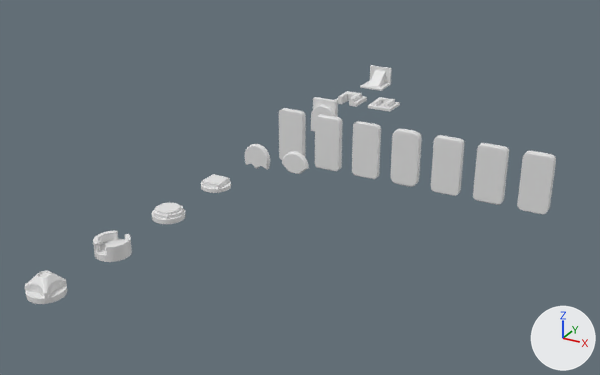
A saved change to the Blender file MyModelChallenge.blend.
One viewpoint serves both versions: a camera (50 mm lens) standing at (28.4, -25.4, 21.2) and looking at (3.9, 19.2, -1.1). The axes (+X, +Y, +Z) are drawn at lower right. The lights are the same throughout.

Objects in the first picture: 'Day01', 'Day02_1', 'Day02_2', 'Day03_1', 'Day04_1', 'Day04_2', 'Day04_3', 'Day04_4', 'Day04_5', 'Day04_6', 'Day04_7', 'Day05_1', 'Day05_2', 'Day06_1', 'Day07_1', 'Day08_1', 'Day09_1'.
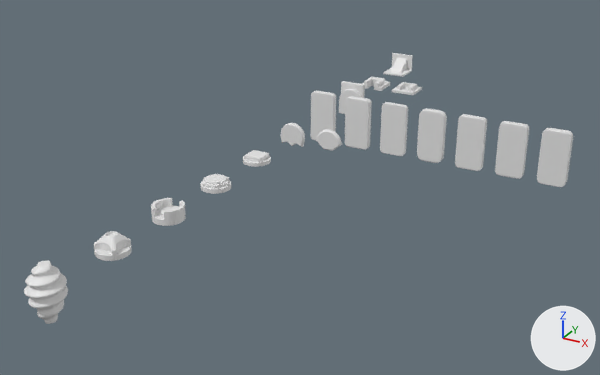
Changed parts and their boxes [x1, y1, x2, y2] in the pictures (600 x 375 px):
'Day04_1', moved
    before: [517, 151, 556, 214]
    after: [537, 128, 573, 187]
'Day04_2', moved
    before: [473, 143, 509, 205]
    after: [495, 121, 529, 179]
'Day04_3', moved
    before: [431, 135, 464, 196]
    after: [455, 114, 487, 171]
'Day04_4', moved
    before: [391, 129, 422, 187]
    after: [417, 108, 447, 163]
'Day04_5', moved
    before: [352, 121, 381, 179]
    after: [380, 102, 408, 156]
'Day04_6', moved
    before: [315, 114, 343, 171]
    after: [345, 96, 372, 150]
'Day04_7', moved
    before: [279, 108, 306, 160]
    after: [311, 90, 336, 140]
'Cylinder', added
    after: [24, 260, 68, 324]
'Day08_1', moved
    before: [93, 231, 132, 262]
    after: [151, 198, 186, 226]
'Day07_1', moved
    before: [152, 202, 186, 224]
    after: [200, 174, 231, 194]
'Day01', moved
    before: [360, 65, 392, 91]
    after: [383, 53, 413, 77]
'Day03_1', moved
    before: [311, 97, 338, 131]
    after: [339, 81, 365, 114]
'Day05_2', moved
    before: [244, 144, 270, 170]
    after: [281, 123, 305, 147]
'Day05_1', moved
    before: [282, 151, 309, 174]
    after: [316, 129, 342, 151]
'Day06_1', moved
    before: [201, 174, 231, 193]
    after: [243, 150, 271, 167]
'Day02_1', moved
    before: [368, 97, 400, 112]
    after: [392, 82, 422, 95]
'Day02_2', moved
    before: [335, 91, 367, 107]
    after: [362, 77, 390, 91]

Patch to the scene script:
```diff
--- a/MyModelChallenge.blend.py
+++ b/MyModelChallenge.blend.py
@@ lat_lattice @@
+lat_lattice = bpy.data.lattices.new('Lattice')
+lat_lattice.points_u = 3
+lat_lattice.points_v = 3
+lat_lattice.points_w = 4
+lat_lattice.points.foreach_set('co_deform', [-0.0247, -0.0247, -0.666, 0.0, -0.0247, -0.666, 0.0247, -0.0247, -0.666, -0.0247, 0.0, -0.666, 0.0, 0.0, -0.666, 0.0247, 0.0, -0.666, -0.0247, 0.0247, -0.666, 0.0, 0.0247, -0.666, 0.0247, 0.0247, -0.666, -0.5, -0.5, -0.167, 0.0, -0.5, -0.167, 0.5, -0.5, -0.167, -0.5, 0.0, -0.167, 0.0, 0.0, -0.167, 0.5, 0.0, -0.167, -0.5, 0.5, -0.167, 0.0, 0.5, -0.167, 0.5, 0.5, -0.167, -0.5, -0.5, 0.167, 0.0, -0.5, 0.167, 0.5, -0.5, 0.167, -0.5, 0.0, 0.167, 0.0, 0.0, 0.167, 0.5, 0.0, 0.167, -0.5, 0.5, 0.167, 0.0, 0.5, 0.167, 0.5, 0.5, 0.167, -0.0247, -0.0247, 0.444, 0.0, -0.0247, 0.444, 0.0247, -0.0247, 0.444, -0.0247, 0.0, 0.444, 0.0, 0.0, 0.444, 0.0247, 0.0, 0.444, -0.0247, 0.0247, 0.444, 0.0, 0.0247, 0.444, 0.0247, 0.0247, 0.444])
@@ ob_day01 @@
 ob_day01 = bpy.data.objects.new('Day01', me_plane)
-ob_day01.location = (0.0, 40.0, 0.0)
+ob_day01.location = (0.0, 45.0, 0.0)
 _m = ob_day01.modifiers.new('Subdivision', 'SUBSURF')
@@ ob_day02_1 @@
 ob_day02_1 = bpy.data.objects.new('Day02_1', me_cube_002)
-ob_day02_1.location = (3.0, 35.0, 0.0)
+ob_day02_1.location = (3.0, 40.0, 0.0)
 ob_day02_1.rotation_euler = (0.0, 0.0, -1.571)  # degrees (0, 0, -90)
@@ ob_day02_2 @@
 ob_day02_2 = bpy.data.objects.new('Day02_2', me_cube_003)
-ob_day02_2.location = (0.0, 35.0, 0.0)
+ob_day02_2.location = (0.0, 40.0, 0.0)
 ob_day02_2.rotation_euler = (0.0, 0.0, -1.571)  # degrees (0, 0, -90)
@@ ob_day03_1 @@
 ob_day03_1 = bpy.data.objects.new('Day03_1', me_circle_002)
-ob_day03_1.location = (0.07, 30.0, 0.0)
+ob_day03_1.location = (0.07, 35.0, 0.0)
 ob_day03_1.rotation_euler = (1.571, 0.0, 0.0)  # degrees (90, 0, 0)
@@ ob_day04_1 @@
 ob_day04_1 = bpy.data.objects.new('Day04_1', me_plane_001)
-ob_day04_1.location = (18.0, 25.0, 0.0)
+ob_day04_1.location = (18.0, 30.0, 0.0)
 ob_day04_1.rotation_euler = (1.571, 0.0, 0.0)  # degrees (90, 0, 0)
@@ ob_day04_7 @@
 ob_day04_7 = bpy.data.objects.new('Day04_7', me_plane_007)
-ob_day04_7.location = (0.0, 25.0, 0.0)
+ob_day04_7.location = (0.0, 30.0, 0.0)
 ob_day04_7.rotation_euler = (1.571, 0.0, 0.0)  # degrees (90, 0, 0)
@@ ob_day04_2 @@
 ob_day04_2 = bpy.data.objects.new('Day04_2', me_plane_002)
-ob_day04_2.location = (15.0, 25.0, 0.0)
+ob_day04_2.location = (15.0, 30.0, 0.0)
 ob_day04_2.rotation_euler = (1.571, 0.0, 3.142)  # degrees (90, 0, 180)
@@ ob_day04_3 @@
 ob_day04_3 = bpy.data.objects.new('Day04_3', me_plane_003)
-ob_day04_3.location = (12.0, 25.0, 0.0)
+ob_day04_3.location = (12.0, 30.0, 0.0)
 ob_day04_3.rotation_euler = (1.571, 0.0, 3.142)  # degrees (90, 0, 180)
@@ ob_day04_4 @@
 ob_day04_4 = bpy.data.objects.new('Day04_4', me_plane_004)
-ob_day04_4.location = (9.0, 25.0, 0.0)
+ob_day04_4.location = (9.0, 30.0, 0.0)
 ob_day04_4.rotation_euler = (1.571, 0.0, 3.142)  # degrees (90, 0, 180)
@@ ob_day04_5 @@
 ob_day04_5 = bpy.data.objects.new('Day04_5', me_plane_005)
-ob_day04_5.location = (6.0, 25.0, 0.0)
+ob_day04_5.location = (6.0, 30.0, 0.0)
 ob_day04_5.rotation_euler = (1.571, 0.0, 0.0)  # degrees (90, 0, 0)
@@ ob_day04_6 @@
 ob_day04_6 = bpy.data.objects.new('Day04_6', me_plane_006)
-ob_day04_6.location = (3.0, 25.0, 0.0)
+ob_day04_6.location = (3.0, 30.0, 0.0)
 ob_day04_6.rotation_euler = (1.571, 0.0, 0.0)  # degrees (90, 0, 0)
@@ ob_day05_1 @@
 ob_day05_1 = bpy.data.objects.new('Day05_1', me_circle_001)
-ob_day05_1.location = (3.0, 20.0, 0.0)
+ob_day05_1.location = (3.0, 25.0, 0.0)
 ob_day05_1.rotation_euler = (1.571, 0.0, 0.0)  # degrees (90, 0, 0)
@@ ob_day05_2 @@
 ob_day05_2 = bpy.data.objects.new('Day05_2', me_circle_003)
-ob_day05_2.location = (0.0, 20.0, 0.0)
+ob_day05_2.location = (0.0, 25.0, 0.0)
 ob_day05_2.rotation_euler = (1.571, 0.0, 0.0)  # degrees (90, 0, 0)
@@ ob_day06_1 @@
 ob_day06_1 = bpy.data.objects.new('Day06_1', me_circle)
-ob_day06_1.location = (0.0, 15.0, 0.0)
+ob_day06_1.location = (0.0, 20.0, 0.0)
 _m = ob_day06_1.modifiers.new('Subdivision', 'SUBSURF')
@@ ob_day07_1 @@
 ob_day07_1 = bpy.data.objects.new('Day07_1', me_circle_004)
-ob_day07_1.location = (0.0, 10.0, 0.0)
+ob_day07_1.location = (0.0, 15.0, 0.0)
 ob_day07_1.rotation_euler = (0.0, 0.0, 1.047)  # degrees (0, 0, 60)
@@ ob_day08_1 @@
 ob_day08_1 = bpy.data.objects.new('Day08_1', me_circle_005)
-ob_day08_1.location = (0.0, 5.0, 0.0)
+ob_day08_1.location = (0.0, 10.0, 0.0)
 _m = ob_day08_1.modifiers.new('Subdivision', 'SUBSURF')
@@ ob_cylinder @@
+ob_cylinder = bpy.data.objects.new('Cylinder', me_cylinder)  # 416 vertices, 402 faces; spans x -1.2..1.2, y -1.2..1.2, z -1.5..1.5; modifiers LATTICE, SUBSURF
+ob_cylinder.parent = ob_day10_1
+ob_cylinder.location = (0.0, 0.0, 0.0)
@@ ob_day10_1 @@
+ob_day10_1 = bpy.data.objects.new('Day10_1', lat_lattice)
+ob_day10_1.location = (0.0, 0.0, 0.0)
+ob_day10_1.scale = (2.34, 2.34, 3.16)
```
